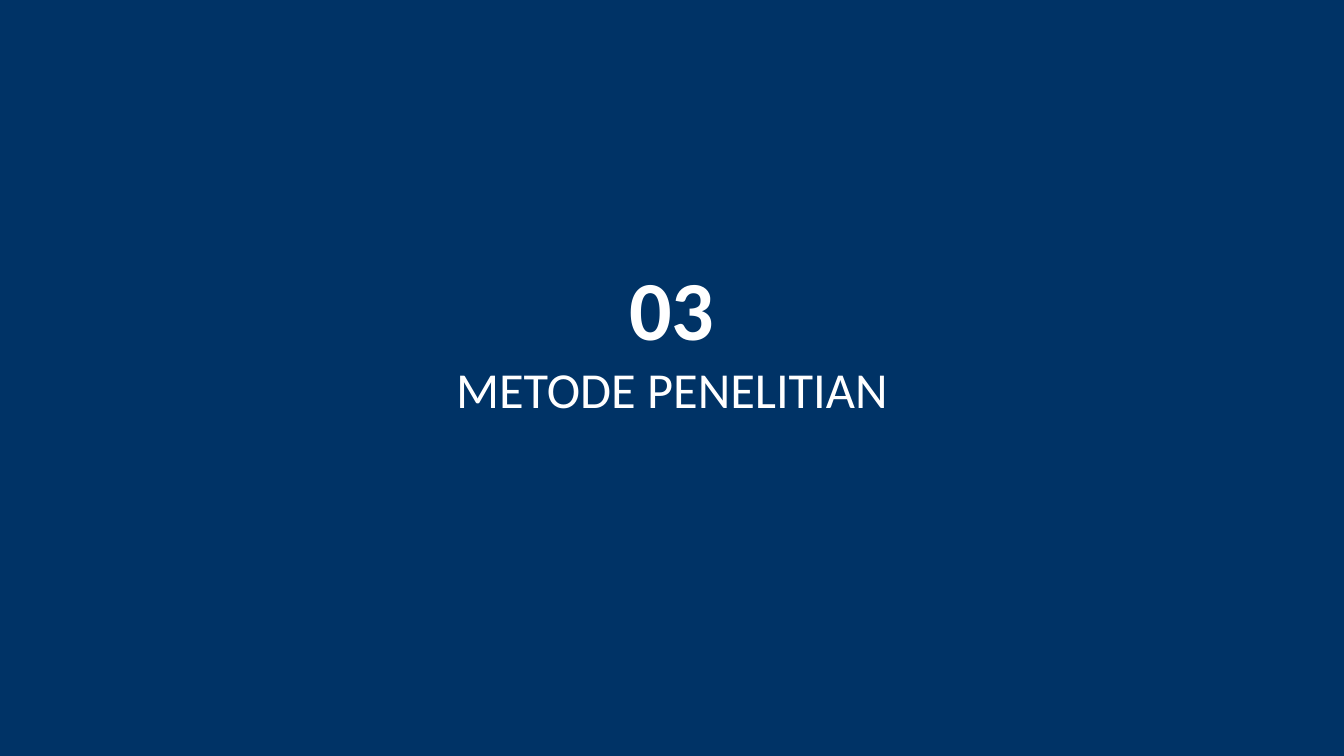
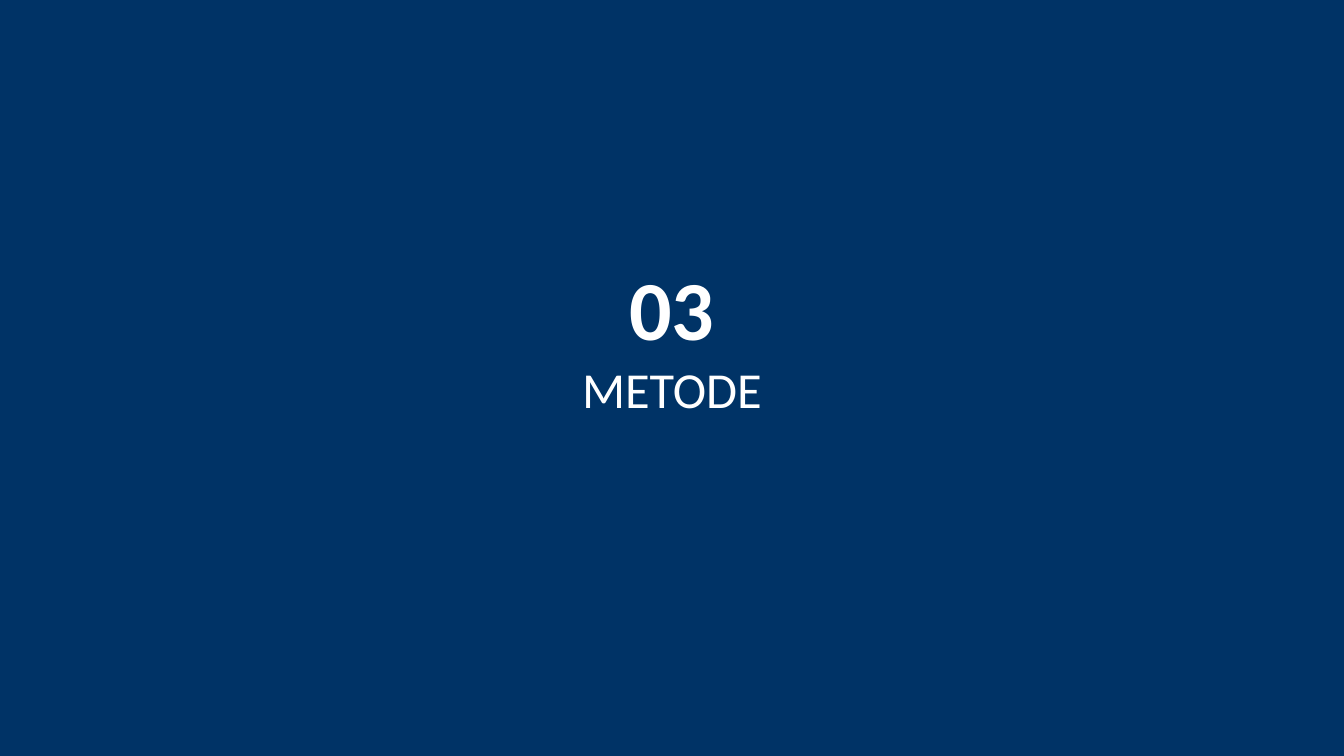
Before and after one commit to irfan-ghzl/CRM, a slide deck: slide 8 of PRESENTASI_SISTEM_PENGADUAN_MASYARAKAT.pptx. Drawn at 1344x756 pixels with LibreOffice and Linux fonts; fonts in the diff are those of the drawing. Boxes give left, top, right and bottom in pixels: in the first picture for what was removed or moved away, otherwise in the second. Text is boxed around its words. In the diff, an @@ line names an element or a change of style, - is before the commit and + after.

```diff
--- a/PRESENTASI_SISTEM_PENGADUAN_MASYARAKAT.pptx
+++ b/PRESENTASI_SISTEM_PENGADUAN_MASYARAKAT.pptx
@@ text at <box>582,375,762,409</box>: text changed @@
-METODE PENELITIAN
+METODE
```
Also in this commit, not shown: 14 other slides changed, 5 slides added, 5 slides removed.
